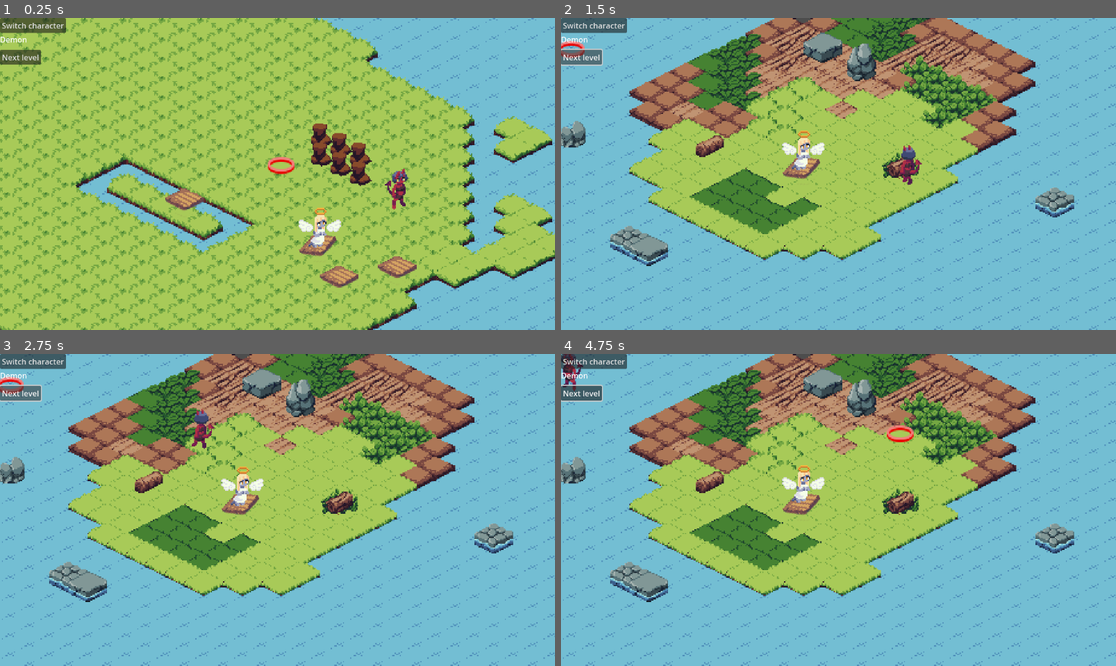
Above: before the commit, frames 1-4 (two rows, left to right).
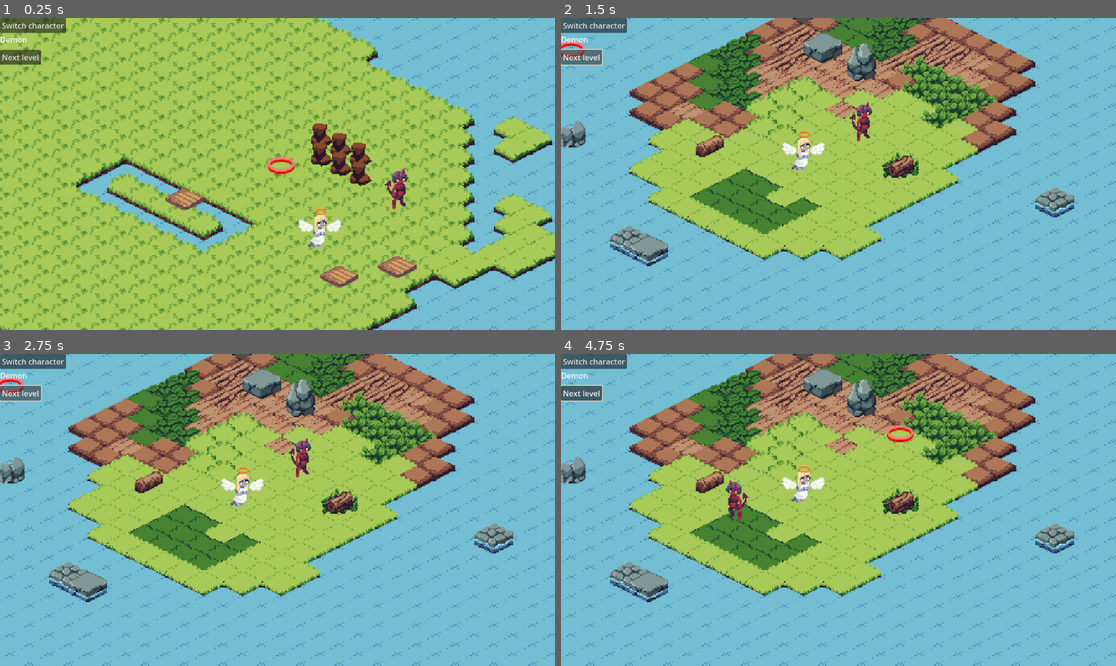
Above: after the commit, the same moments.

Repository: amdevcic/mashup-jam
Game: Godot game, scene res://Scenes/game.tscn
Same seed, same stepped clock (60 frames per second), same inputs: the game is played once before the commit and once after it.
Inputs (mouse positions are in pixels of both pictures, inside the frame that each line leads up to):
- Up to frame 1 (0.25 s): no input
- Up to frame 2 (1.5 s): click "Next level" at 0.5 s; click "Next level" at 1.25 s
- Up to frame 3 (2.75 s): click "Next level" at 2 s
- Up to frame 4 (4.75 s): tap Enter at 2.75 s; move the mouse to (960, 494) at 2.77 s; tap E at 2.85, 3.6, 4.35 s; click (960, 494) at 2.92 s; move the mouse to (727, 525) at 3.52 s; click (727, 525) at 3.67 s; move the mouse to (894, 441) at 4.27 s; click (894, 441) at 4.42 s

The runs differ from the first frame. In frame 1, 0.2% of the frame differs, in the area x 53-61%, y 69-77%; in frame 2, 0.8%, in the area x 39-66%, y 26-54%; in frame 3, 0.8%; in frame 4, 0.8%.
Error before the commit: Invalid call. Nonexistent function 'interact' in base 'Node2D (Player)'. (res://Scripts/level.gd:63)

Commit message:
angel can pick up and put down planks

Diff:
--- a/Scenes/angel.tscn
+++ b/Scenes/angel.tscn
@@ -1,8 +1,9 @@
-[gd_scene load_steps=29 format=3 uid="uid://b7pluydprlt76"]
+[gd_scene load_steps=30 format=3 uid="uid://b7pluydprlt76"]
 
 [ext_resource type="Script" path="res://Scripts/player.gd" id="1_0mbyx"]
 [ext_resource type="Texture2D" uid="uid://cw20u6kdmfn3a" path="res://Assets/Sprites/angel.png" id="2_0wwsw"]
 [ext_resource type="Texture2D" uid="uid://l05l8peqnwer" path="res://Assets/Sprites/plank.png" id="2_p5qsb"]
+[ext_resource type="Script" path="res://Scripts/plank_carry_manager.gd" id="4_jweri"]
 
 [sub_resource type="AtlasTexture" id="AtlasTexture_6huum"]
 atlas = ExtResource("2_0wwsw")
@@ -201,7 +202,7 @@
 
 [node name="NavigationAgent2D" type="NavigationAgent2D" parent="."]
 
-[node name="PlankCarry" type="Sprite2D" parent="."]
+[node name="Plank" type="Sprite2D" parent="."]
 position = Vector2(-2, -2)
 rotation = -0.359538
 texture = ExtResource("2_p5qsb")
@@ -210,3 +211,6 @@
 position = Vector2(0, -15)
 sprite_frames = SubResource("SpriteFrames_63cun")
 animation = &"walk_U"
+
+[node name="PlankCarryManager" type="Node2D" parent="."]
+script = ExtResource("4_jweri")
--- a/Scripts/level.gd
+++ b/Scripts/level.gd
@@ -8,6 +8,7 @@
 
 @onready var astarGrid = AStarGrid2D.new()
 @onready var ground: TileMapLayer = $"Ground"
+var layers: Array[TileMapLayer]
 
 func _ready() -> void:
 	#astar init
@@ -22,21 +23,23 @@
 	#TODO: iterate through tilemaplayers, set obstacles as astarGrid.set_point_solid(vector, false)
 	var tileData: TileData
 	var altTile: int #for scene tiles
-	var layers = get_children()
+
+	for c in get_children(): #list of tilemaplayers
+		if c is TileMapLayer:
+			layers.append(c)
 
 	for x in range(astarGrid.region.position[0], astarGrid.region.end[0]): #iterate through each tile of ground
 		for y in range(astarGrid.region.position[1], astarGrid.region.end[1]):
 			for layer in layers:
-				if layer is TileMapLayer:
-					tileData = layer.get_cell_tile_data(Vector2i(x, y))
-					altTile = layer.get_cell_alternative_tile(Vector2i(x, y))
+				tileData = layer.get_cell_tile_data(Vector2i(x, y))
+				altTile = layer.get_cell_alternative_tile(Vector2i(x, y))
 
-					if tileData != null and (layer as TileMapLayer).get_navigation_map():
-						if tileData.get_navigation_polygon(0) == null:
-							astarGrid.set_point_solid(Vector2i(x, y))
+				if tileData != null and (layer as TileMapLayer).get_navigation_map():
+					if tileData.get_navigation_polygon(0) == null:
+						astarGrid.set_point_solid(Vector2i(x, y))
 
-					if layer.name == "Moveable" and altTile != -1: #check for plank
-						astarGrid.set_point_solid(Vector2i(x, y), false)
+				if layer.name == "Moveable" and altTile != -1: #check for plank
+					astarGrid.set_point_solid(Vector2i(x, y), false)
 
 	astarGrid.update()
 
@@ -45,7 +48,10 @@
 	angel.global_position = ground.map_to_local(angelPosition)
 	demon.global_position = ground.map_to_local(demonPosition)
 
-func _input(event):
+	var plankManager = angel.get_node('PlankCarryManager')
+	plankManager.getGroundTilemap(layers)
+
+func _unhandled_input(event):
 	if event is InputEventMouseButton and event.pressed: #movement
 		var local_mouse_position = ground.to_local(get_global_mouse_position()) #get pos of mouse click
 		var clicked_coordinate = ground.local_to_map(local_mouse_position)
@@ -59,8 +65,6 @@
 		if !activeCharacter.isWalking and movementPath.size() > 1:
 			activeCharacter.move(movementPath)
 
-	if event is InputEventKey and event.keycode == KEY_E: #interact
-		activeCharacter.interact()
 
 func snapActiveCharacterToGrid():
 	activeCharacter.global_position = ground.map_to_local(ground.local_to_map(activeCharacter.global_position))
--- /dev/null
+++ b/Scripts/plank_carry_manager.gd
@@ -0,0 +1,46 @@
+extends Node2D
+
+@onready var parentNode = get_node("../..") #should be "Game"
+@onready var plank: Sprite2D = $"../Plank"
+@onready var angel: Player = $".."
+
+var layers
+@onready var isHolding: bool = false
+
+var groundLayer
+var planksLayer
+
+# Called when the node enters the scene tree for the first time.
+func _ready() -> void:
+	plank.visible = false
+	pass # Replace with function body.
+
+func getGroundTilemap(tilemaps: Array[TileMapLayer]):
+	layers = tilemaps #get all tilemaplayers in order, 0 should be ground
+	if layers.size() > 2:
+		groundLayer = layers[0]
+		planksLayer = layers[2]
+	print(layers)
+	return
+
+# Called every frame. 'delta' is the elapsed time since the previous frame.
+func _process(delta: float) -> void:
+	pass
+
+func _input(event):
+	if event is InputEventKey and event.keycode == KEY_E and event.pressed: #interact
+		var angelPos = groundLayer.local_to_map(angel.global_position)
+		if !isHolding:
+			if planksLayer.get_cell_alternative_tile(angelPos) != -1: #plank on that tile
+				print("on board")
+				planksLayer.set_cell(angelPos, 1, Vector2i(9, 7))
+				plank.visible = true
+				isHolding = true
+				pass
+
+		else:
+			if layers[2].get_cell_alternative_tile(angelPos) == -1: #no plank on that tile
+				print("setting down")
+				planksLayer.set_cell(angelPos, 0, Vector2i(0, 0))
+				plank.visible = false
+				isHolding = false
